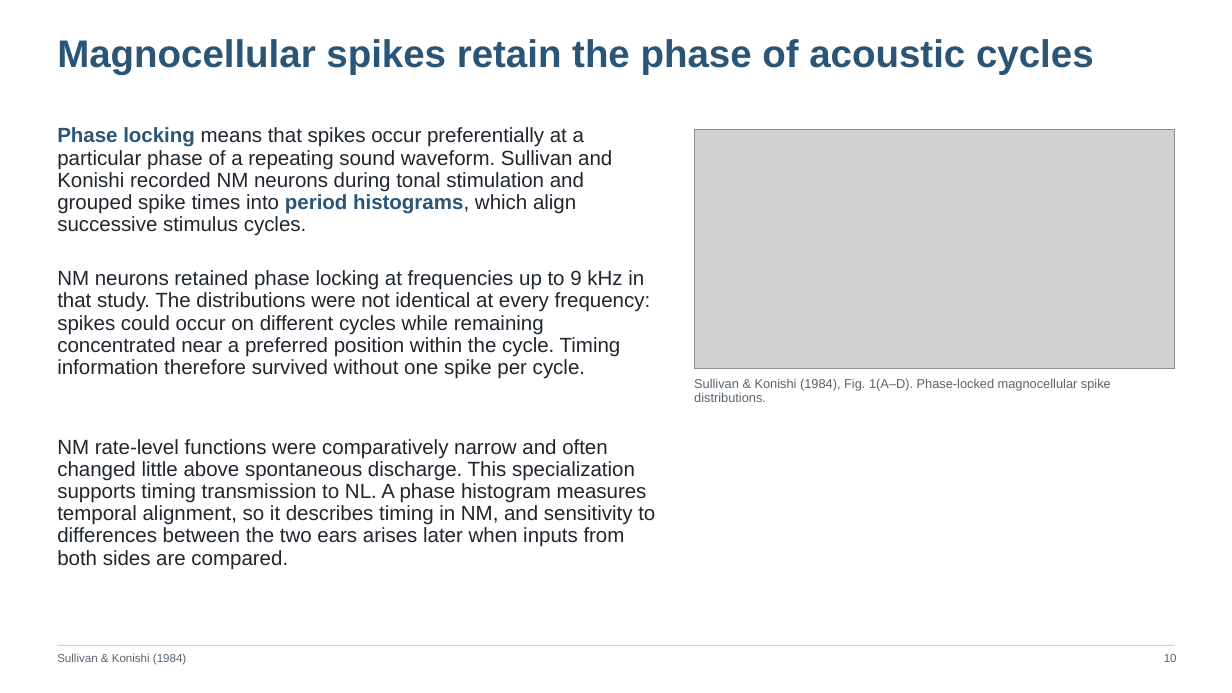
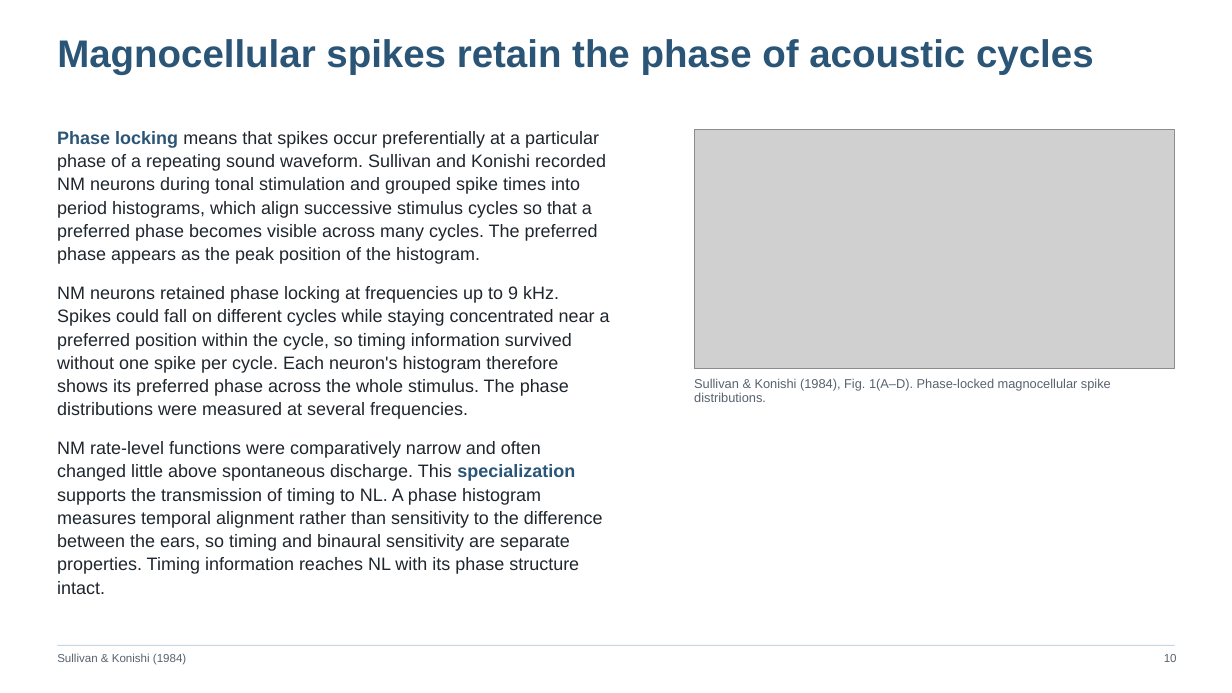
Before and after one commit to jordanxxlopez/NEUROETHOLOGY, a slide deck: slide 13 of scaffolded/Neuroethology_Lecture18_FA2026_SCAFFOLDED.pptx. Drawn at 1232x693 pixels with LibreOffice and Linux fonts; fonts in the diff are those of the drawing; grey boxes stand for pictures. Boxes give left, top, right and bottom in pixels: in the first picture for what was removed or moved away, otherwise in the second. Text is boxed around its words. In the diff, an @@ line names an element or a change of style, - is before the commit and + after.

```diff
--- a/scaffolded/Neuroethology_Lecture18_FA2026_SCAFFOLDED.pptx
+++ b/scaffolded/Neuroethology_Lecture18_FA2026_SCAFFOLDED.pptx
@@ text at (x1=57, y1=131, x2=610, y2=594): text changed; size 16 to 14 pt @@
-Phase locking means that spikes occur preferentially at a particular phase of a repeating sound waveform. Sullivan and Konishi recorded NM neurons during tonal stimulation and grouped spike times into period histograms, which align successive stimulus cycles.
+Phase locking means that spikes occur preferentially at a particular phase of a repeating sound waveform. Sullivan and Konishi recorded NM neurons during tonal stimulation and grouped spike times into period histograms, which align successive stimulus cycles so that a preferred phase becomes visible across many cycles. The preferred phase appears as the peak position of the histogram.
+NM neurons retained phase locking at frequencies up to 9 kHz. Spikes could fall on different cycles while staying concentrated near a preferred position within the cycle, so timing information survived without one spike per cycle. Each neuron's histogram therefore shows its preferred phase across the whole stimulus. The phase distributions were measured at several frequencies.
+NM rate-level functions were comparatively narrow and often changed little above spontaneous discharge. This specialization supports the transmission of timing to NL. A phase histogram measures temporal alignment rather than sensitivity to the difference between the ears, so timing and binaural sensitivity are separate properties. Timing information reaches NL with its phase structure intact.
@@ text removed at (x1=57, y1=270, x2=651, y2=379) @@
-NM neurons retained phase locking at frequencies up to 9 kHz in that study. The distributions were not identical at every frequency: spikes could occur on different cycles while remaining concentrated near a preferred position within the cycle. Timing information therefore survived without one spike per cycle.
@@ text removed at (x1=57, y1=439, x2=655, y2=569) @@
-NM rate-level functions were comparatively narrow and often changed little above spontaneous discharge. This specialization supports timing transmission to NL. A phase histogram measures temporal alignment, so it describes timing in NM, and sensitivity to differences between the two ears arises later when inputs from both sides are compared.
```
Also in this commit, not shown: 46 other slides changed, 11 slides added, 11 slides removed, 3 other files.
